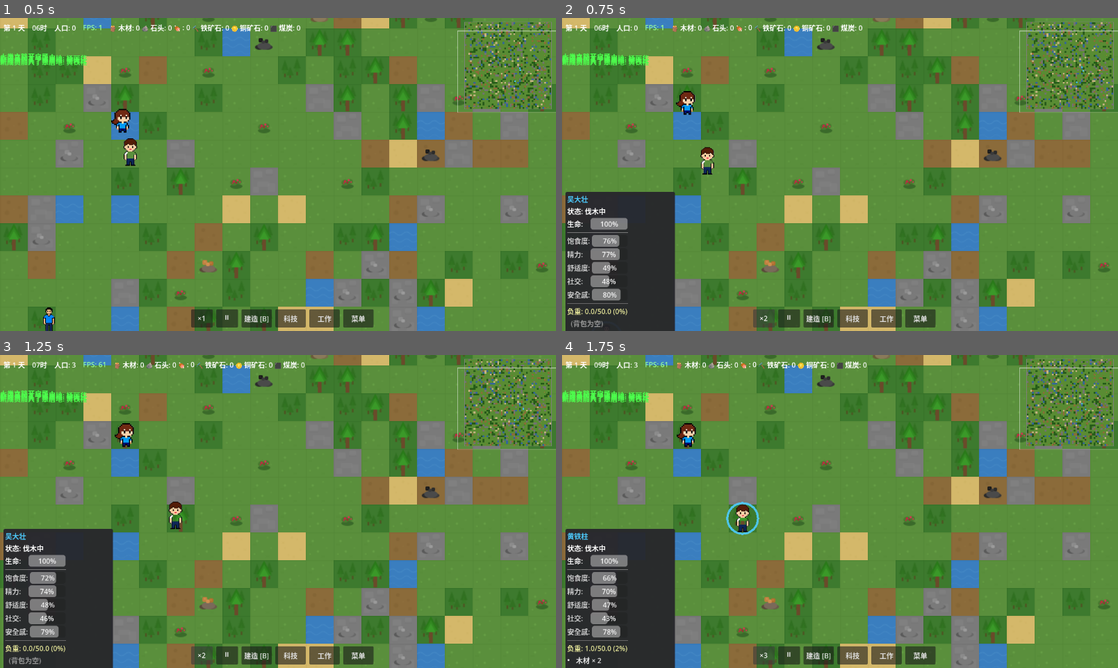
Above: before the commit, frames 1-4 (two rows, left to right).
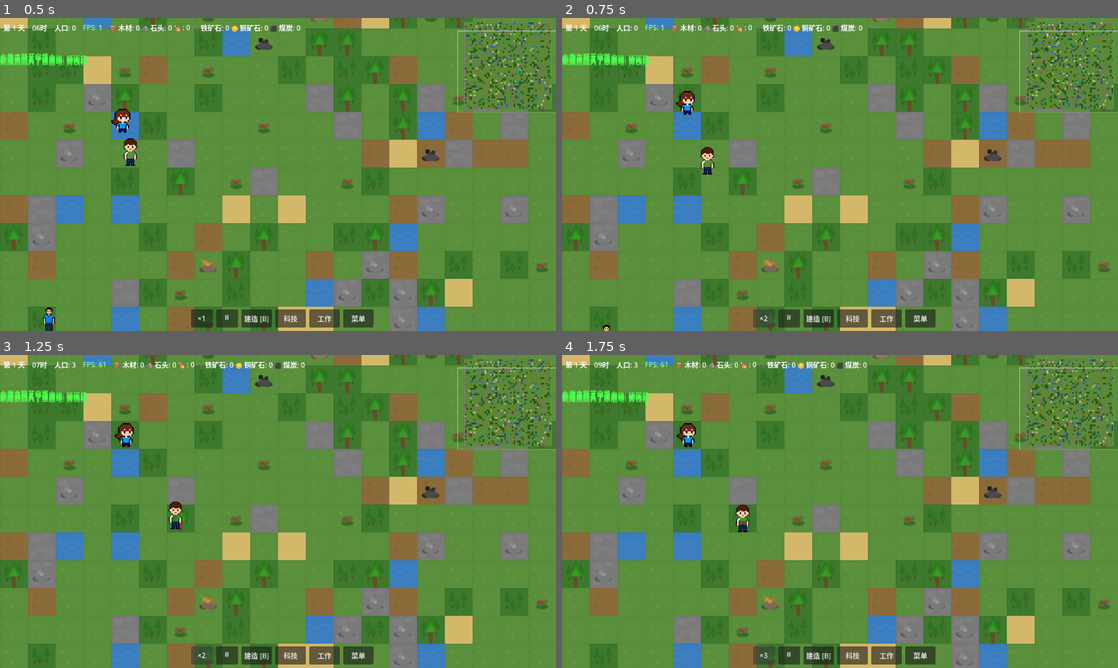
Above: after the commit, the same moments.

Repository: ZhanXuzhao/the-path-of-humanity
Game: Godot game, scene res://scenes/game.tscn
Same seed, same stepped clock (60 frames per second), same inputs: the game is played once before the commit and once after it.
Inputs:
- Up to frame 1 (0.5 s): no input
- Up to frame 2 (0.75 s): click "×1" at 0.5 s
- Up to frame 3 (1.25 s): no input
- Up to frame 4 (1.75 s): click "×2" at 1.25 s

Frame 1 is identical in both runs. In frame 2, 8.4% of the frame differs, in the area x 0-21%, y 55-100%; in frame 3, 8.4%; in frame 4, 8.6%, in the area x 0-36%, y 46-100%.

Commit message:
修复角色选中判定区域过大问题，为选中物体添加选中框
- game.gd: 角色选中判定半径从400px缩小至半格大小(约19px)
- settler.gd: 选中效果从圆圈改为矩形选中框(淡蓝填充+蓝色边框)
- world_renderer.gd: 新增建筑/在建建筑选中框渲染(连接选中信号)

Diff:
--- a/scripts/core/game.gd
+++ b/scripts/core/game.gd
@@ -193,7 +193,7 @@
 
 	# 查找鼠标位置附近的定居者
 	var closest = null
-	var closest_dist = 400.0  # 最大选择距离（像素，约12.5格）
+	var closest_dist = world.tile_size * 0.6  # 约19像素，匹配角色视觉大小
 
 	for s in settlers:
 		if not is_instance_valid(s):
--- a/scripts/core/world_renderer.gd
+++ b/scripts/core/world_renderer.gd
@@ -29,6 +29,10 @@
 # 建造进度条
 var construction_overlays: Dictionary = {}  # Vector2i(建筑主格) -> Node2D(进度条容器)
 var PROGRESS_BAR_HEIGHT: float = 6.0
+
+# 选中框
+var _selected_building_pos: Vector2i = Vector2i(-1, -1)
+var _selected_building_size: Vector2i = Vector2i.ONE
 
 func _ready():
 	# 使用 TextureGenerator 生成所有纹理
@@ -48,6 +52,14 @@
 		building_system.building_removed.connect(_on_building_removed)
 		building_system.building_completed.connect(_on_building_completed)
 		building_system.construction_progress_updated.connect(_on_construction_progress_updated)
+
+	# 连接选中信号
+	var game = get_node("/root/Game")
+	if game:
+		game.building_selected.connect(_on_building_selected)
+		game.building_deselected.connect(_on_building_deselected)
+		game.construction_selected.connect(_on_construction_selected)
+		game.construction_deselected.connect(_on_construction_deselected)
 
 	# 延迟一帧渲染，确保 Game._ready() 已完成区块生成
 	call_deferred("_render_existing_chunks")
@@ -262,6 +274,48 @@
 	else:
 		return Color(0.3, 1.0, 0.3, 0.9)  # 绿色（接近完成）
 
+# -------- 选中框 --------
+func _on_building_selected(bld):
+	"""建筑被选中时记录位置"""
+	_selected_building_pos = bld.grid_pos
+	_selected_building_size = bld.get_size()
+	queue_redraw()
+
+func _on_building_deselected():
+	"""建筑取消选中时清除"""
+	_selected_building_pos = Vector2i(-1, -1)
+	queue_redraw()
+
+func _on_construction_selected(bld):
+	"""在建建筑被选中时记录位置"""
+	_selected_building_pos = bld.grid_pos
+	_selected_building_size = bld.get_size()
+	queue_redraw()
+
+func _on_construction_deselected():
+	"""在建建筑取消选中时清除"""
+	_selected_building_pos = Vector2i(-1, -1)
+	queue_redraw()
+
+func _draw():
+	"""绘制选中框"""
+	if _selected_building_pos.x < 0:
+		return
+
+	var pixel_pos = Vector2(
+		_selected_building_pos.x * world.tile_size,
+		_selected_building_pos.y * world.tile_size
+	)
+	var pixel_size = Vector2(
+		_selected_building_size.x * world.tile_size,
+		_selected_building_size.y * world.tile_size
+	)
+	var rect = Rect2(pixel_pos, pixel_size)
+	# 淡蓝色半透明填充
+	draw_rect(rect, Color(0.3, 0.8, 1.0, 0.12), true)
+	# 蓝色边框
+	draw_rect(rect, Color(0.3, 0.8, 1.0, 0.9), false, 2.0)
+
 # -------- 信号处理 --------
 func _on_building_completed(pos: Vector2i):
 	"""建筑完成时：移除进度条、恢复不透明"""
@@ -298,3 +352,7 @@
 	for key in construction_overlays:
 		construction_overlays[key].overlay.queue_free()
 	construction_overlays.clear()
+
+	# 清除选中框
+	_selected_building_pos = Vector2i(-1, -1)
+	queue_redraw()
--- a/scripts/entities/settler.gd
+++ b/scripts/entities/settler.gd
@@ -181,12 +181,14 @@
 	queue_redraw()
 
 func _draw():
-	"""绘制选择指示圈"""
+	"""绘制选择指示框"""
 	if is_selected:
-		# 外圈发光
-		draw_circle(Vector2.ZERO, TILE_SIZE * 0.55, Color(0.3, 0.8, 1.0, 0.0), false, 2.5)
-		# 选择光环
-		draw_arc(Vector2.ZERO, TILE_SIZE * 0.55, 0, TAU, 36, Color(0.3, 0.8, 1.0, 0.9), 2.5)
+		var half_size = TILE_SIZE * 0.5
+		var rect = Rect2(-half_size, -half_size, TILE_SIZE, TILE_SIZE)
+		# 淡蓝色半透明填充
+		draw_rect(rect, Color(0.3, 0.8, 1.0, 0.15), true)
+		# 蓝色边框
+		draw_rect(rect, Color(0.3, 0.8, 1.0, 0.9), false, 2.0)
 
 # 根据任务数据获取工作类别显示文字
 static func get_work_type_from_task(current_task: Dictionary) -> String:
